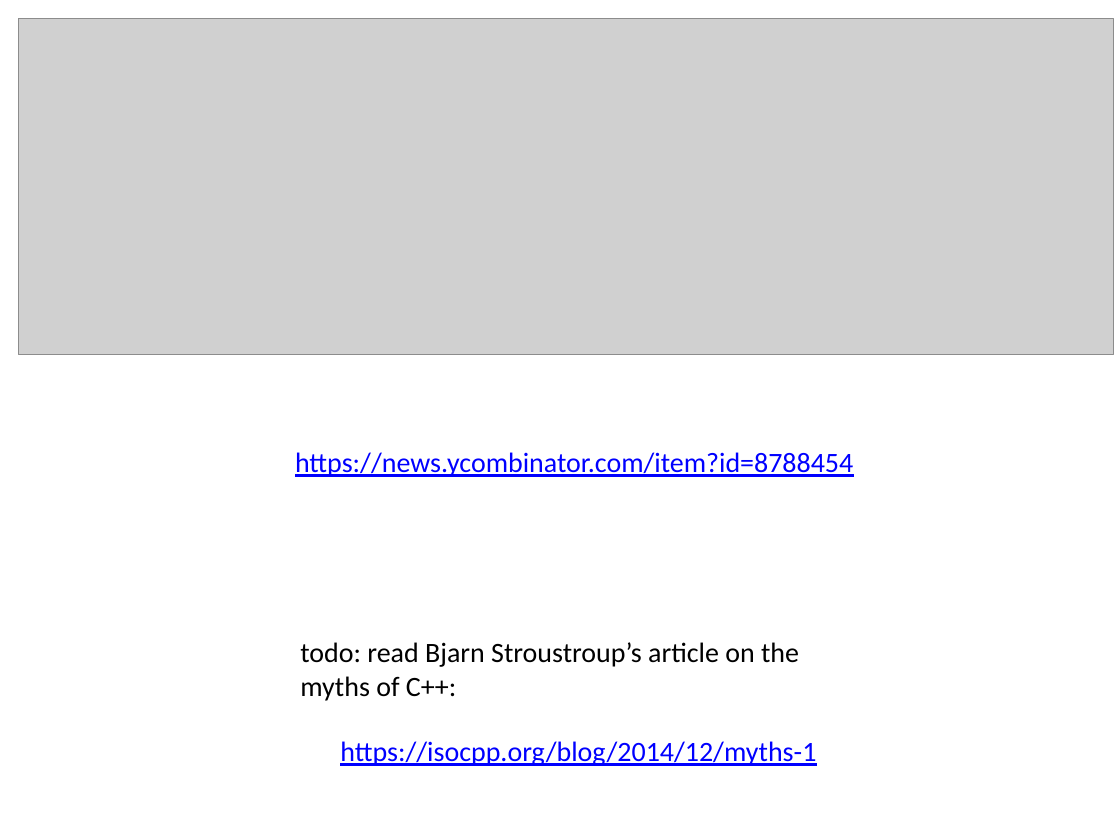
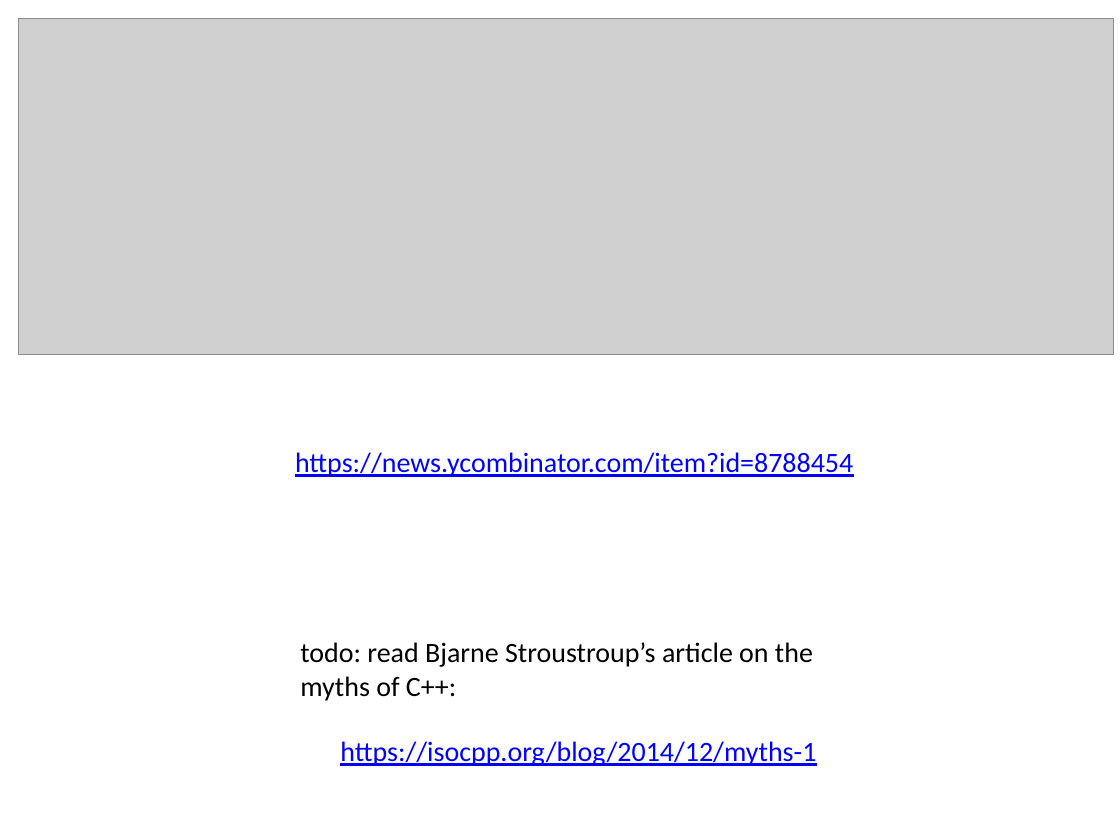
Before and after one commit to fellmad/FunWithCpp11, a slide deck: slide 8 of doc/Fun_with_C++11.pptx. Drawn at 1120x840 pixels with LibreOffice and Linux fonts; fonts in the diff are those of the drawing; grey boxes stand for pictures. Boxes give left, top, right and bottom in pixels: in the first picture for what was removed or moved away, otherwise in the second. Text is boxed around its words. In the diff, an @@ line names an element or a change of style, - is before the commit and + after.

```diff
--- a/doc/Fun_with_C++11.pptx
+++ b/doc/Fun_with_C++11.pptx
@@ text at [300,642,813,701]: text changed @@
-todo: read Bjarn Stroustroup’s article on the myths of C++:
+todo: read Bjarne Stroustroup’s article on the myths of C++:
```
Also in this commit, not shown: 4 other slides changed, 1 slide added, 1 other file.
